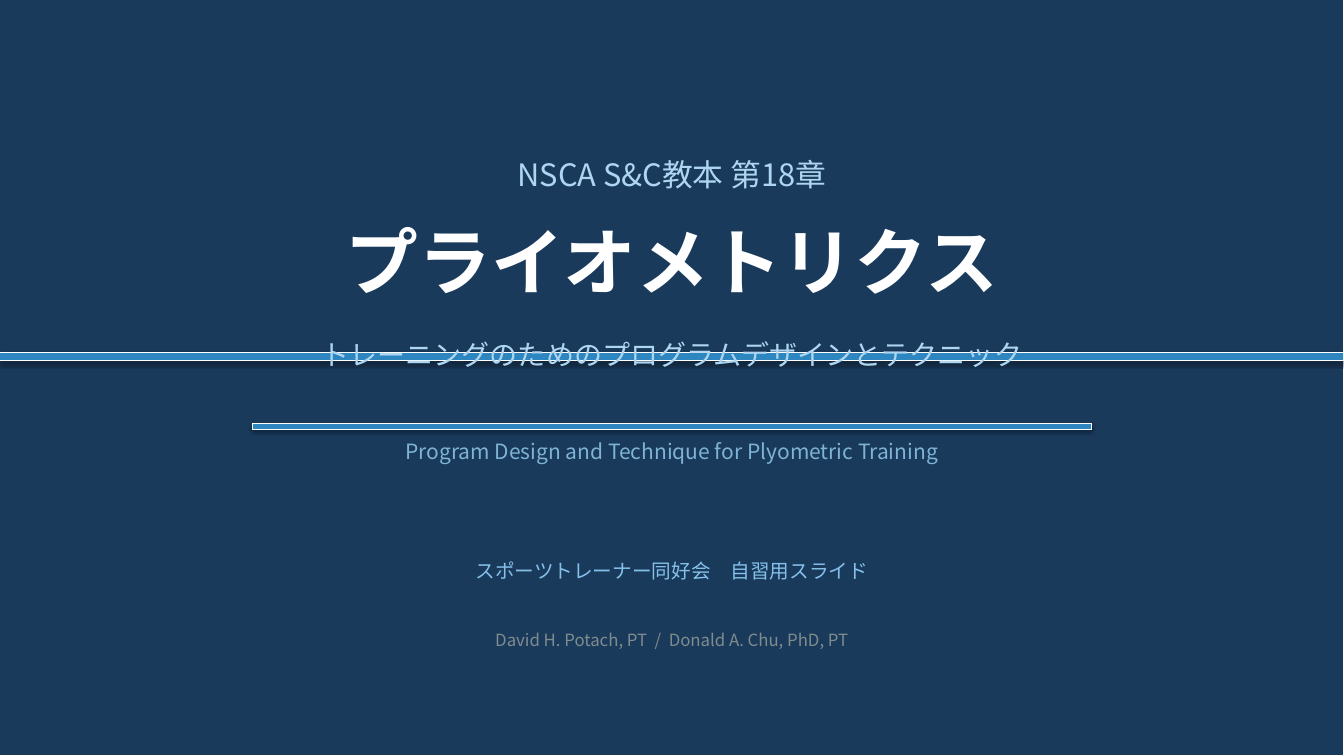
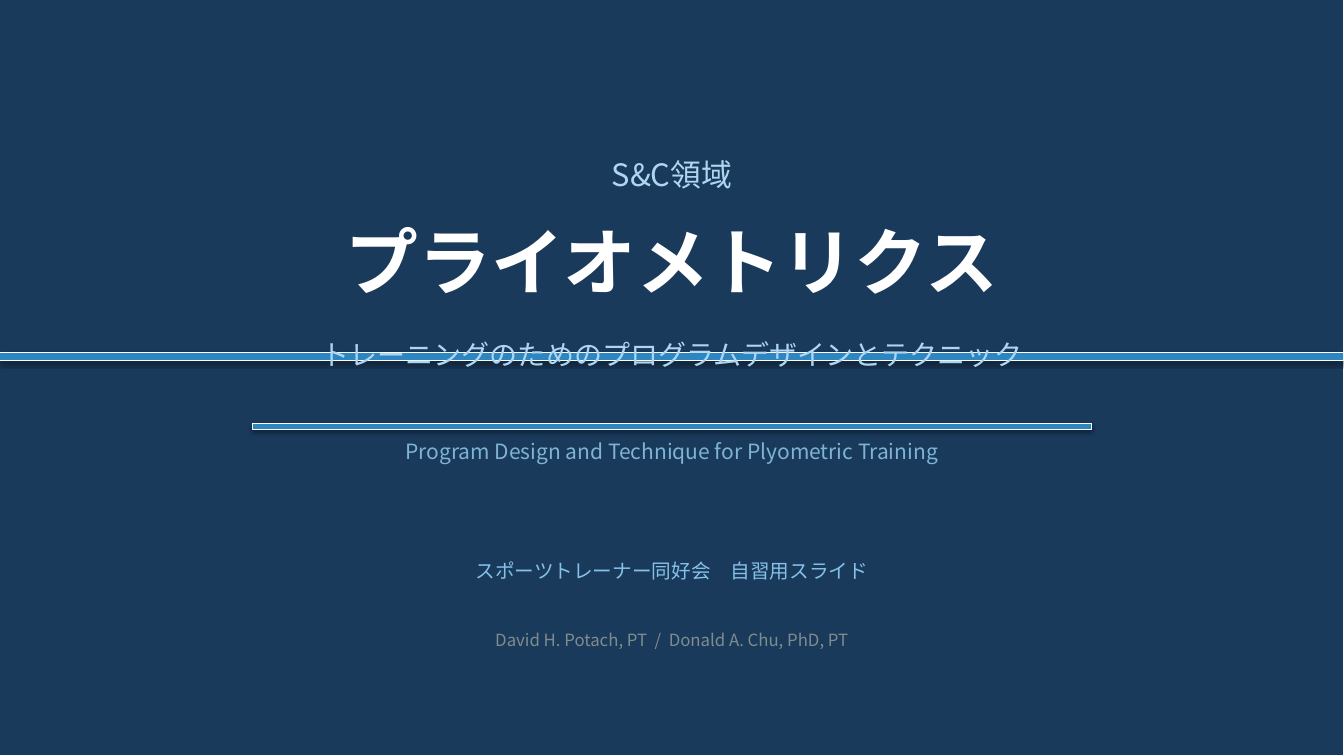
Before and after one commit to nagata2004-hub/sports-trainer-site, a slide deck: slide 1 of plyometrics/⑤プライオメトリクス講義スライド.pptx. Drawn at 1344x756 pixels with LibreOffice and Linux fonts; fonts in the diff are those of the drawing. Boxes give left, top, right and bottom in pixels: in the first picture for what was removed or moved away, otherwise in the second. Text is boxed around its words. In the diff, an @@ line names an element or a change of style, - is before the commit and + after.

```diff
--- a/plyometrics/⑤プライオメトリクス講義スライド.pptx
+++ b/plyometrics/⑤プライオメトリクス講義スライド.pptx
@@ text at (612, 160, 732, 189): text changed @@
-NSCA S&C教本 第18章
+S&C領域
```
Also in this commit, not shown: 1 other slide changed, 7 other files.
